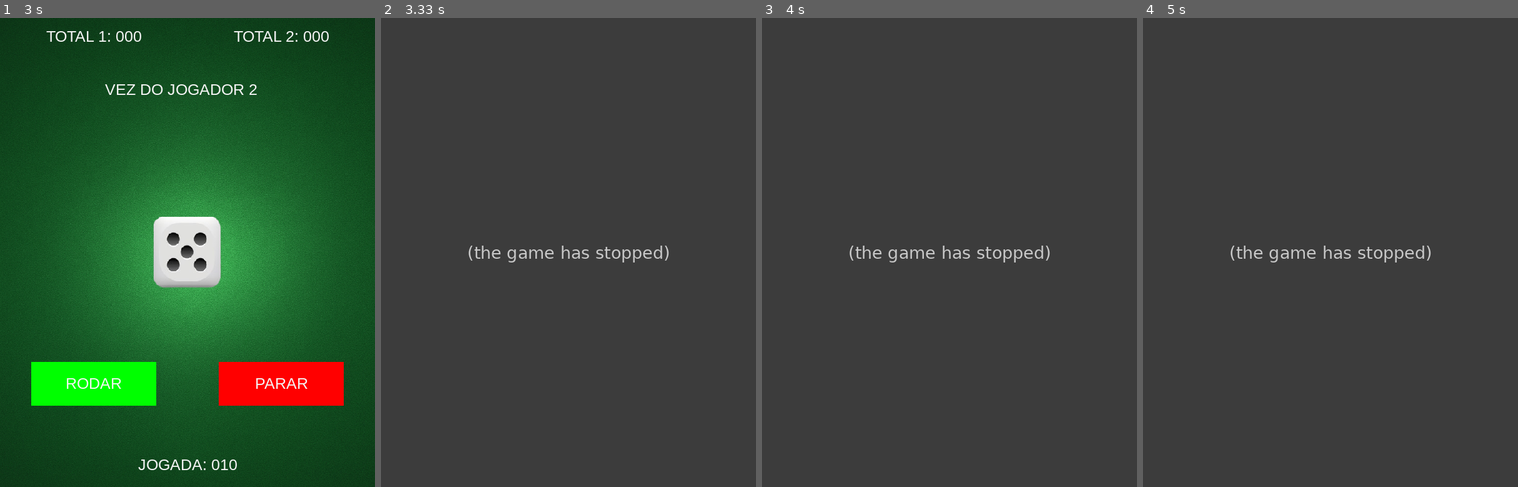
Above: before the commit, frames 1-4 (left to right).
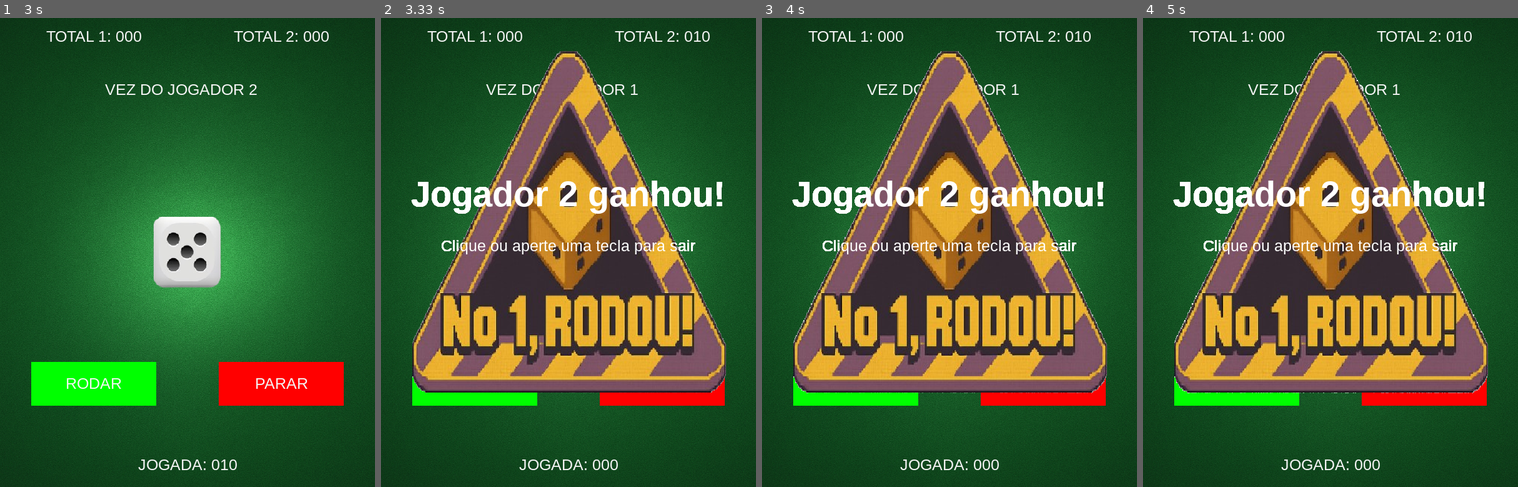
Above: after the commit, the same moments.

Repository: mariafbmorales/PyGame
Game: pygame game, started from jogo.py
The game is run twice, just before and just after one commit, with the same random seed, the same clock (stepped at 60 frames per second) and the same inputs.
Inputs (mouse positions are in pixels of both pictures, inside the frame that each line leads up to):
- Up to frame 1 (3 s): click (187, 252) at 0.38 s; click "PARAR" at 0.72 s; click (71, 360) at 1.05 s; click "RODAR" at 1.88 s
- Up to frame 2 (3.33 s): click (699, 374) at 3.05 s
- Up to frame 3 (4 s): no input
- Up to frame 4 (5 s): no input

Frame 1 is identical in both runs. In frame 2, 92% of the frame differs, in the area x 0-100%, y 0-100%; in frame 3, 92%; in frame 4, 92%.
Before the commit the program exited at 3.05 s; later frames show no game.

Commit message:
tela final

Diff:
--- a/jogo.py
+++ b/jogo.py
@@ -66,6 +66,31 @@
         pygame.display.update()
         pygame.time.delay(70) #Delay entre frames
 
+def tela_final(window, WIDTH, HEIGHT, jogador_vencedor): #Feito 50% pelo ChatGPT
+    fundo = pygame.image.load('assets/img/imagemfundo2.png').convert_alpha()
+    fundo = pygame.transform.scale(fundo, (WIDTH, HEIGHT))
+
+    font_tit = pygame.font.SysFont('arial black', 50)
+    titulo_texto = f'Jogador {jogador_vencedor} ganhou!'
+    titulo = font_tit.render(titulo_texto, True, (255, 255, 255))
+
+    font_inst = pygame.font.SysFont('arial', 25)
+    instrucoes = font_inst.render('Clique ou aperte uma tecla para sair', True, (255, 255, 255))
+
+    fim = True
+    while fim:
+        for event in pygame.event.get():
+            if event.type == pygame.QUIT:
+                pygame.quit()
+                exit()
+            elif event.type == pygame.MOUSEBUTTONDOWN or event.type == pygame.KEYDOWN:
+                fim = False
+
+        window.blit(fundo, (0, 0))
+        window.blit(titulo, ((WIDTH - titulo.get_width()) // 2, 250))
+        window.blit(instrucoes, ((WIDTH - instrucoes.get_width()) // 2, 350))
+        pygame.display.update()
+
 #Inicia estrutura de dados
 game = True
 
@@ -199,6 +224,8 @@
 
     #Atualiza estado do jogo
     pygame.display.update()
+if venceu != 0:
+    tela_final(window, WIDTH, HEIGHT, venceu)
 
 #Finalização
 pygame.quit()
